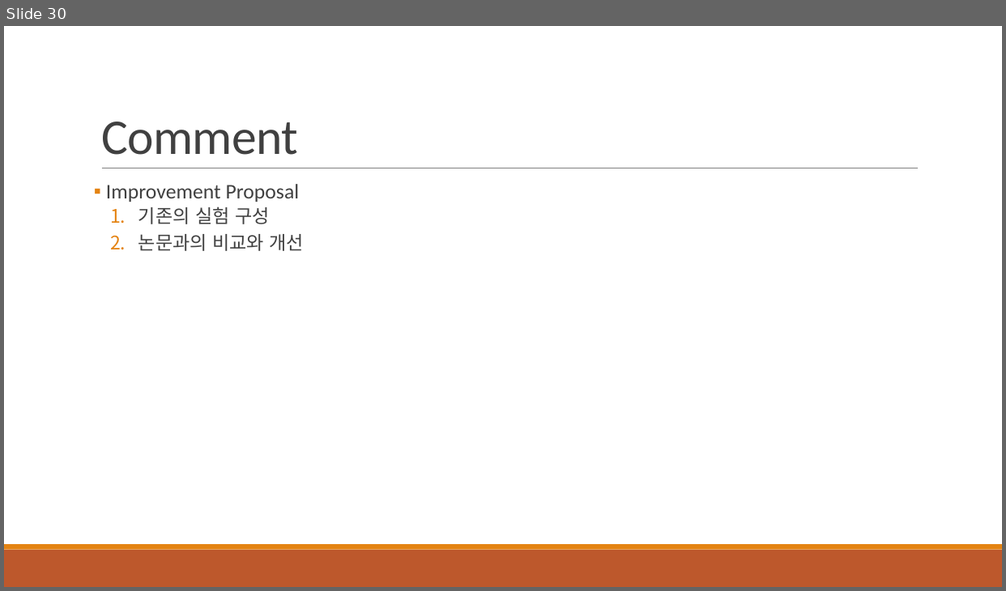
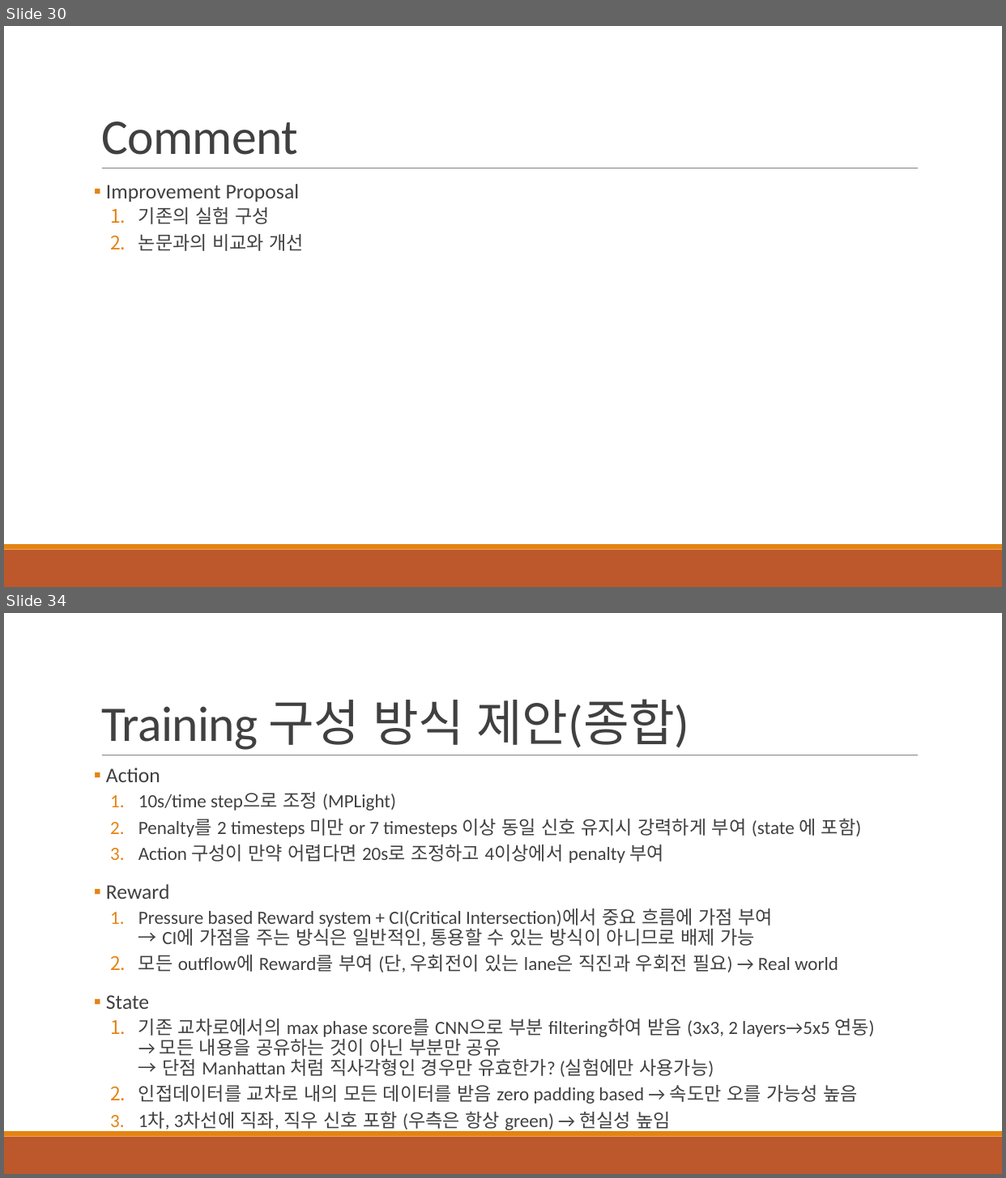
Before and after one commit to 3neutronstar/traffic-optimization_RL, a slide deck: 1st_Seminar(강민수).pptx. Shown one above the other, each under a label of ours: slide 30 before the commit, slides 30 and 34 after it; the slides between them are not shown. The pictures are 1006x591 and 1006x1178 pixels, drawn with LibreOffice and Linux fonts; fonts in the diff are those of the drawing. Boxes give left, top, right and bottom in pixels: in the first picture for what was removed or moved away, otherwise in the second. Text is boxed around its words. In the diff, an @@ line names an element or a change of style, - is before the commit and + after.

```diff
--- a/1st_Seminar(강민수).pptx
+++ b/1st_Seminar(강민수).pptx
@@ slide 34 added at (4,613,1002,1174), background #FFFFFF; not listed: 3 template elements that a slide beside it also shows @@
@@ title added at (101,699,690,750), 48 pt, text #404040 @@
+Training 구성 방식 제안(종합)
@@ text added at (106,768,874,1133), 18 pt, text #404040 @@
+▪ Action
+  1. 10s/time step으로 조정 (MPLight)
+  2. Penalty를 2 timesteps 미만 or 7 timesteps 이상 동일 신호 유지시 강력하게 부여 (state 에 포함)
+  3. Action 구성이 만약 어렵다면 20s로 조정하고 4이상에서 penalty 부여
+▪ Reward
+  1. Pressure based Reward system + CI(Critical Intersection)에서 중요 흐름에 가점 부여
+     → CI에 가점을 주는 방식은 일반적인, 통용할 수 있는 방식이 아니므로 배제 가능
+  2. 모든 outflow에 Reward를 부여 (단, 우회전이 있는 lane은 직진과 우회전 필요) → Real world
+▪ State
+  1. 기존 교차로에서의 max phase score를 CNN으로 부분 filtering하여 받음 (3x3, 2 layers→5x5 연동)
+     → 모든 내용을 공유하는 것이 아닌 부분만 공유
+     → 단점 Manhattan 처럼 직사각형인 경우만 유효한가? (실험에만 사용가능)
+  2. 인접데이터를 교차로 내의 모든 데이터를 받음 zero padding based → 속도만 오를 가능성 높음
+  3. 1차, 3차선에 직좌, 직우 신호 포함 (우측은 항상 green) → 현실성 높임
```
Also in this commit, not shown: 9 slides changed, 2 other slides added, 2 slides removed, 1 other file.
